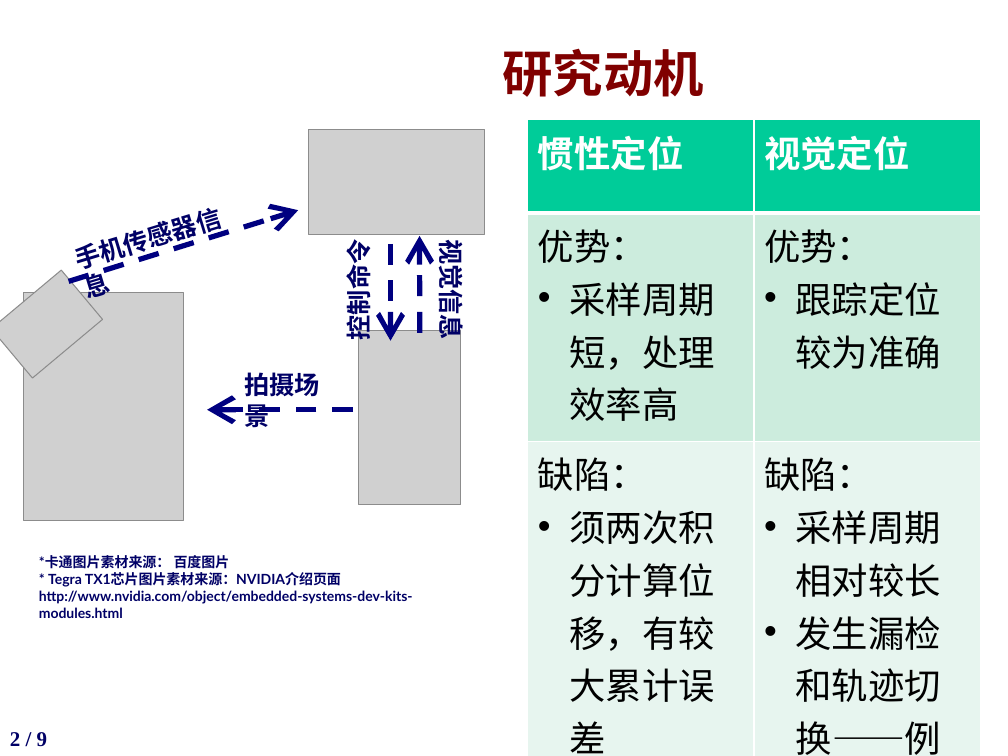
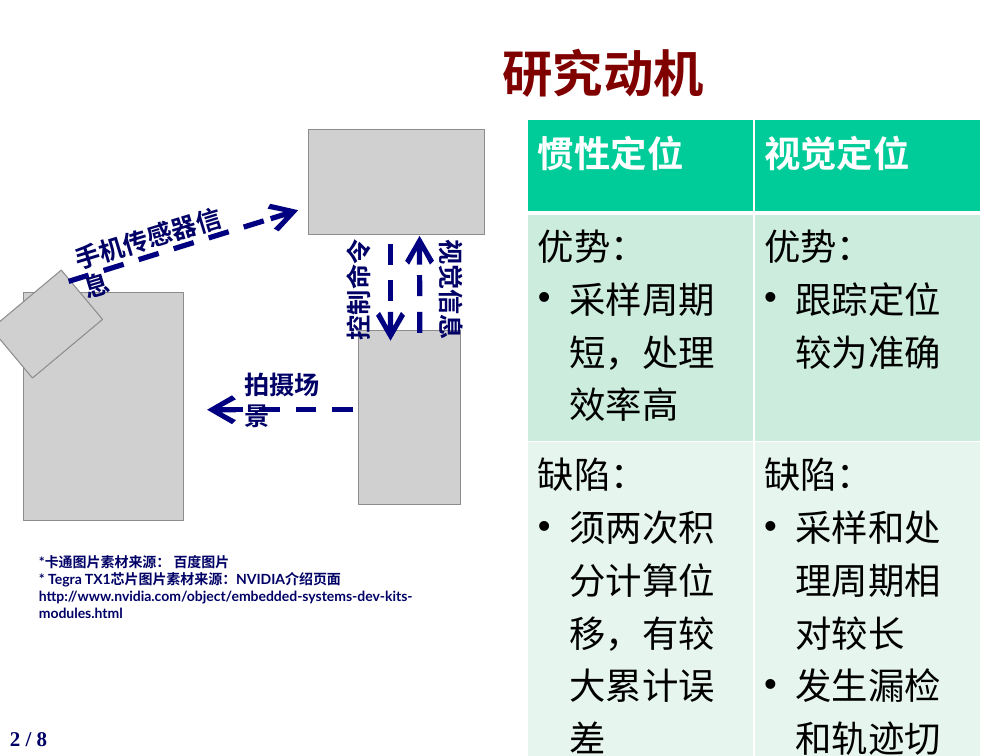
Before and after one commit to potato1996/FinalYearProject, a slide deck: slide 2 of slides/答辩ppt-杜大有1300012870.pptx. Drawn at 1008x756 pixels with LibreOffice and Linux fonts; fonts in the diff are those of the drawing; grey boxes stand for pictures; background and template pictures are left out. Boxes give left, top, right and bottom in pixels: in the first picture for what was removed or moved away, otherwise in the second. Text is boxed around its words. In the diff, an @@ line names an element or a change of style, - is before the commit and + after.

```diff
--- a/slides/答辩ppt-杜大有1300012870.pptx
+++ b/slides/答辩ppt-杜大有1300012870.pptx
@@ table at (x1=528, y1=120, x2=980, y2=756) @@
-row 3, column 2: 缺陷： / 采样周期相对较长 / 发生漏检和轨迹切换——例如走出视频检测范围或被遮挡
+row 3, column 2: 缺陷： / 采样和处理周期相对较长 / 发生漏检和轨迹切换——例如走出视频检测范围或被遮挡
@@ page number at (x1=10, y1=732, x2=47, y2=746): text changed @@
-2 / 9
+2 / 8
```
Also in this commit, not shown: 3 other slides changed.
